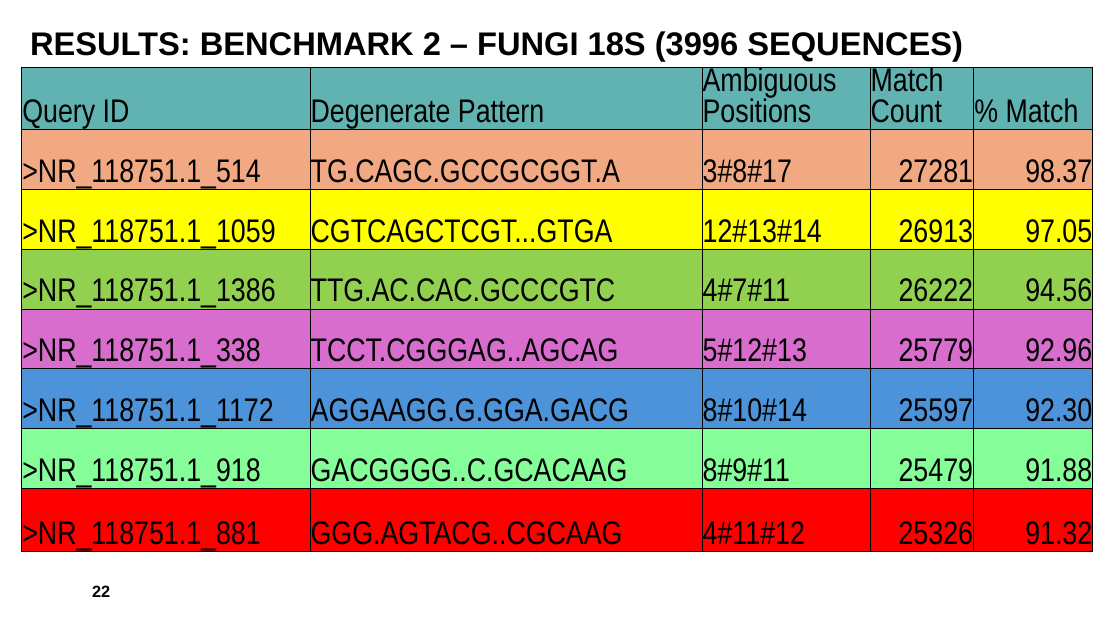
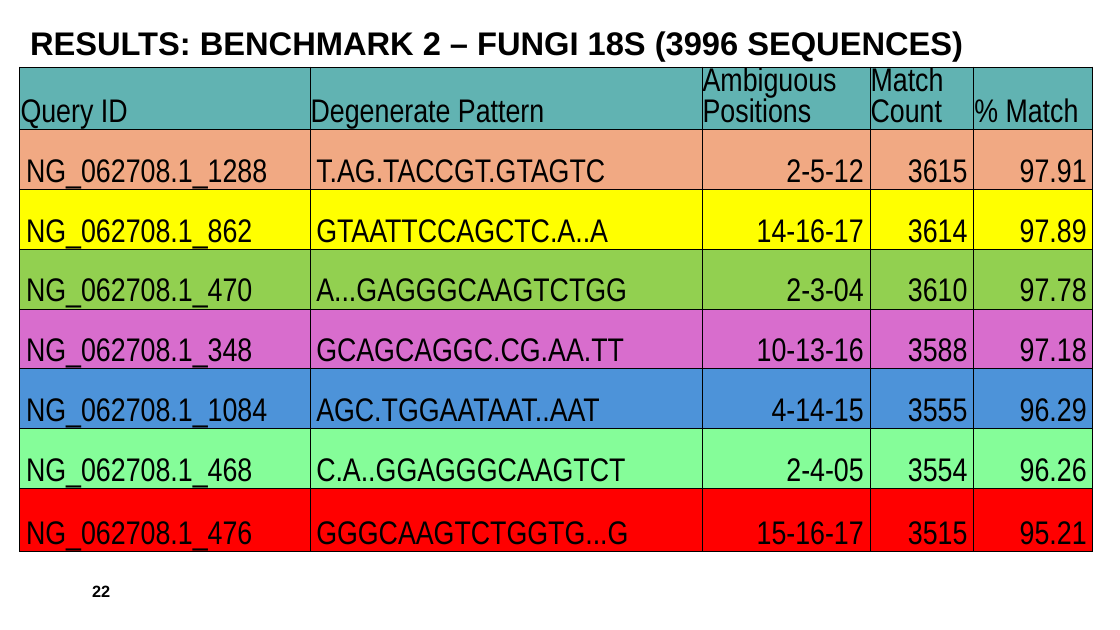
Before and after one commit to feseha-btc/JS2NAIRR, a slide deck: slide 22 of documents/NAIRR_JS2_AI_Fellowship_Presentation.pptx. Drawn at 1120x630 pixels with LibreOffice and Linux fonts; fonts in the diff are those of the drawing. Boxes give left, top, right and bottom in pixels: in the first picture for what was removed or moved away, otherwise in the second. Text is boxed around its words. In the diff, an @@ line names an element or a change of style, - is before the commit and + after.

```diff
--- a/documents/NAIRR_JS2_AI_Fellowship_Presentation.pptx
+++ b/documents/NAIRR_JS2_AI_Fellowship_Presentation.pptx
@@ table at [20,67,1093,569] @@
-row 2: >NR_118751.1_514 | TG.CAGC.GCCGCGGT.A | 3#8#17 | 27281 | 98.37
+row 2: NG_062708.1_1288 | T.AG.TACCGT.GTAGTC | 2-5-12 | 3615 | 97.91
-row 3: >NR_118751.1_1059 | CGTCAGCTCGT...GTGA | 12#13#14 | 26913 | 97.05
+row 3: NG_062708.1_862 | GTAATTCCAGCTC.A..A | 14-16-17 | 3614 | 97.89
-row 4: >NR_118751.1_1386 | TTG.AC.CAC.GCCCGTC | 4#7#11 | 26222 | 94.56
+row 4: NG_062708.1_470 | A...GAGGGCAAGTCTGG | 2-3-04 | 3610 | 97.78
-row 5: >NR_118751.1_338 | TCCT.CGGGAG..AGCAG | 5#12#13 | 25779 | 92.96
+row 5: NG_062708.1_348 | GCAGCAGGC.CG.AA.TT | 10-13-16 | 3588 | 97.18
-row 6: >NR_118751.1_1172 | AGGAAGG.G.GGA.GACG | 8#10#14 | 25597 | 92.30
+row 6: NG_062708.1_1084 | AGC.TGGAATAAT..AAT | 4-14-15 | 3555 | 96.29
-row 7: >NR_118751.1_918 | GACGGGG..C.GCACAAG | 8#9#11 | 25479 | 91.88
+row 7: NG_062708.1_468 | C.A..GGAGGGCAAGTCT | 2-4-05 | 3554 | 96.26
-row 8: >NR_118751.1_881 | GGG.AGTACG..CGCAAG | 4#11#12 | 25326 | 91.32
+row 8: NG_062708.1_476 | GGGCAAGTCTGGTG...G | 15-16-17 | 3515 | 95.21
```
